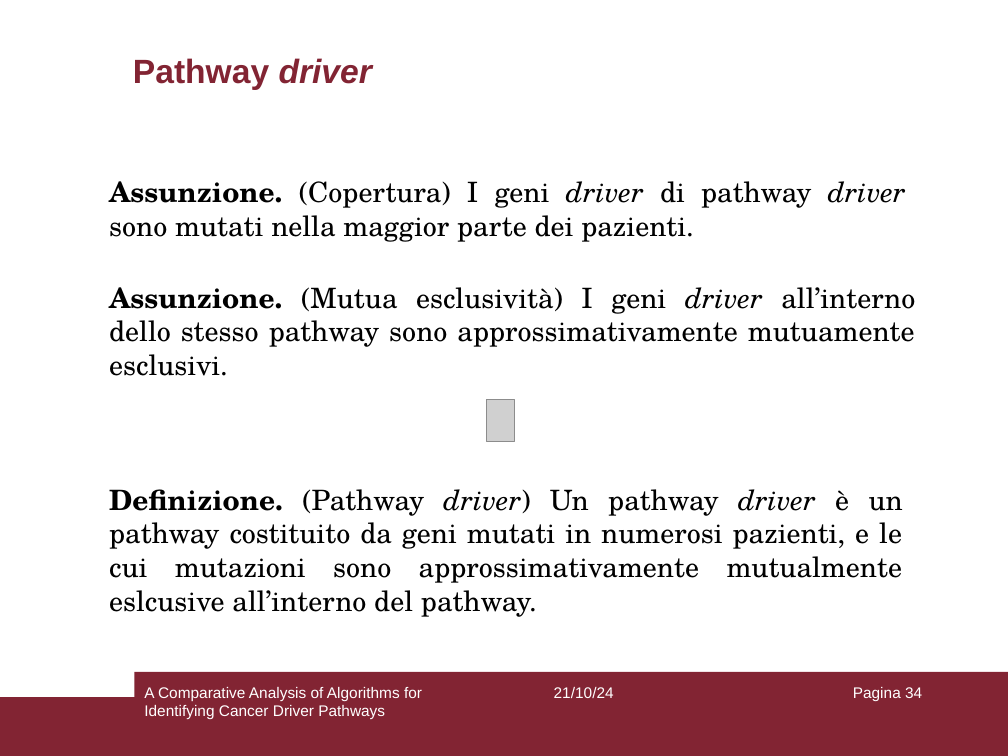
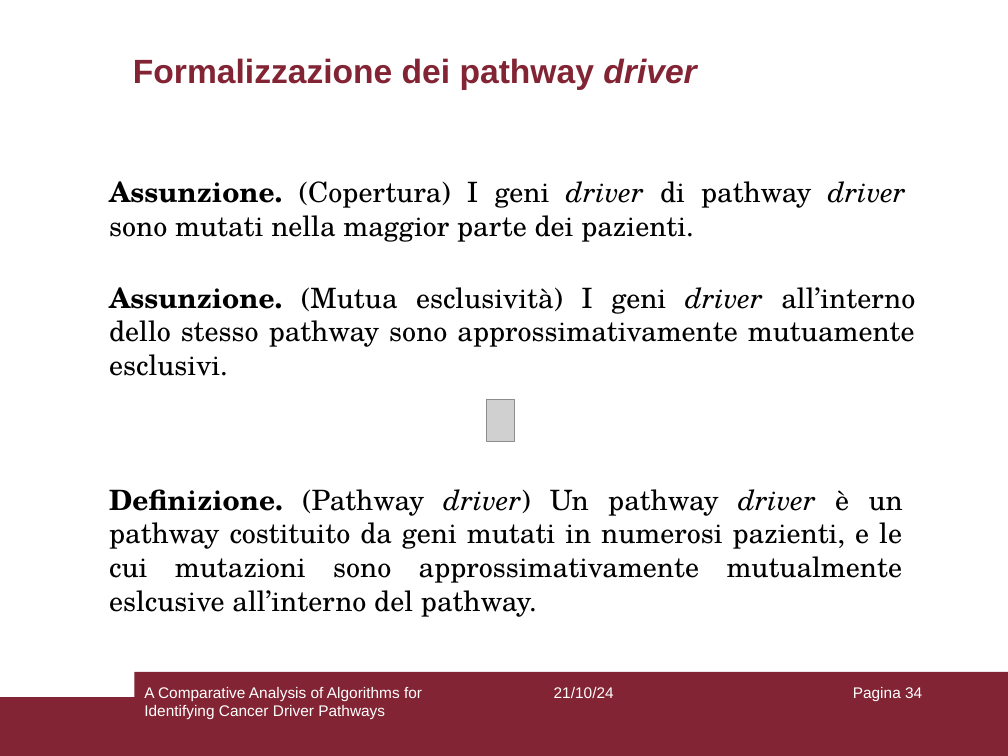
Before and after one commit to aflaag/bsc-thesis, a slide deck: slide 34 of presentation/slides.odp. Drawn at 1008x756 pixels with LibreOffice and Linux fonts; fonts in the diff are those of the drawing; grey boxes stand for pictures. Boxes give left, top, right and bottom in pixels: in the first picture for what was removed or moved away, otherwise in the second. Text is boxed around its words. In the diff, an @@ line names an element or a change of style, - is before the commit and + after.

```diff
--- a/presentation/slides.odp
+++ b/presentation/slides.odp
@@ title at <box>133,58,696,90</box>: text changed @@
-Pathway driver
+Formalizzazione dei pathway driver
```
Also in this commit, not shown: 8 other slides changed, 2 other files.
